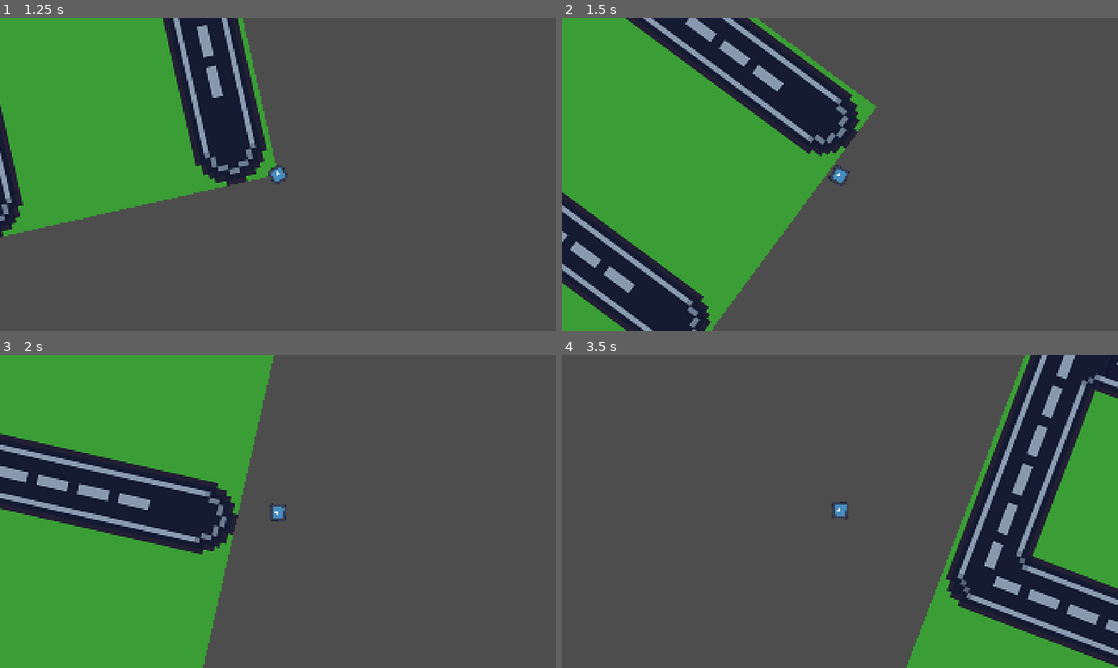
Above: before the commit, frames 1-4 (two rows, left to right).
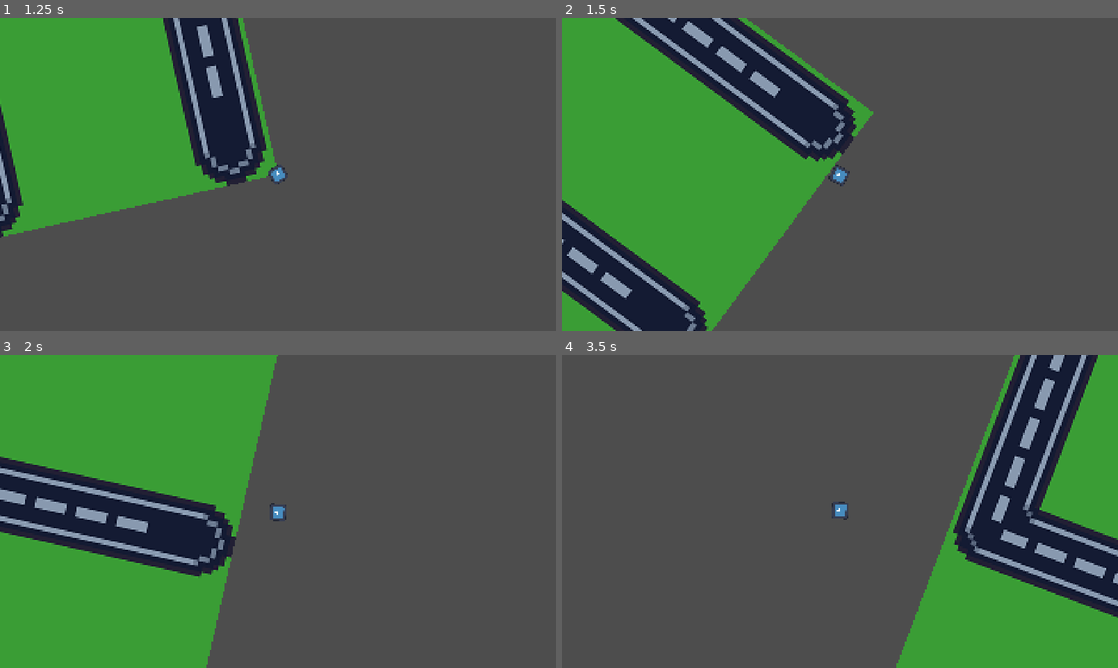
Above: after the commit, the same moments.

Repository: ReillyWitte/ncsu-game-jam-2026
Game: Godot game, scene res://root_node.tscn
Same seed, same stepped clock (60 frames per second), same inputs: the game is played once before the commit and once after it. The engine's default icon, where the game draws it, is replaced by a stand-in: a white triangle on a blue panel in a dark square.
Inputs:
- Up to frame 1 (1.25 s): hold D (right) from 0.53 s (still down)
- Up to frame 2 (1.5 s): release D (right) at 1.28 s; hold S (down) from 1.28 s (still down)
- Up to frame 3 (2 s): keep holding S (down)
- Up to frame 4 (3.5 s): release S (down) at 2.03 s; hold D (right) 2.03-2.78 s; hold W (up) from 2.78 s (still down)

Frame 1 is identical in both runs. In frame 2, 9.6% of the frame differs, in the area x 0-57%, y 0-100%; in frame 3, 8.7%; in frame 4, 16%, in the area x 49-100%, y 0-100%.

Commit message:
Started work on gas can

Diff:
--- a/yield-to-pedestrians/character_body_2d.gd
+++ b/yield-to-pedestrians/character_body_2d.gd
@@ -1,6 +1,6 @@
 extends CharacterBody2D
 
-@export var speed = 300
+@export var speed = 275
 @export var rotation_speed = 4
 
 var rotation_direction = 0
--- /dev/null
+++ b/yield-to-pedestrians/gas_item.tscn
@@ -0,0 +1,18 @@
+[gd_scene format=3 uid="uid://b6r0wm2bqlskb"]
+
+[ext_resource type="Texture2D" uid="uid://c11egn6vie63x" path="res://icon.svg" id="1_3l87g"]
+
+[sub_resource type="RectangleShape2D" id="RectangleShape2D_kkvxi"]
+size = Vector2(12, 12)
+
+[node name="GasItem" type="Node2D" unique_id=2061628890]
+
+[node name="Sprite2D" type="Sprite2D" parent="." unique_id=807846288]
+scale = Vector2(0.1, 0.1)
+texture = ExtResource("1_3l87g")
+
+[node name="Area2D" type="Area2D" parent="." unique_id=1277176728]
+
+[node name="CollisionShape2D" type="CollisionShape2D" parent="Area2D" unique_id=102485227]
+shape = SubResource("RectangleShape2D_kkvxi")
+disabled = true
--- a/yield-to-pedestrians/maze_generator.gd
+++ b/yield-to-pedestrians/maze_generator.gd
@@ -15,6 +15,10 @@
 
 @export var grid_width: int = 33
 @export var grid_height: int = 18
+
+@export var maxGas: int = 5
+@export var numGas: int = 5
+#@onready var gasSprite: Sprite2D = 'res://icon.svg'
 
 # Chance to carve extra connections between adjacent roads (0.0 to 1.0)
 @export_range(0.0, 1.0) var extra_connection_chance: float = 0.10
@@ -126,3 +130,10 @@
 		if tile_coords.has(tile_id):
 			var atlas_coords = tile_coords[tile_id]
 			map.set_cell(0, cell, source_id, atlas_coords)
+
+func spawn_items(item: String) -> void:
+	if (item == "Gas"):
+		pass
+
+func _process(delta: float) -> void:
+	pass
--- a/yield-to-pedestrians/root_node.tscn
+++ b/yield-to-pedestrians/root_node.tscn
@@ -3,7 +3,7 @@
 [ext_resource type="PackedScene" uid="uid://cq636nxoj7fbv" path="res://maze_generator.tscn" id="1_v0vck"]
 [ext_resource type="PackedScene" uid="uid://b0jqtcc8m8wde" path="res://character.tscn" id="2_52tyj"]
 
-[node name="Node2D" type="Node2D" unique_id=52252111]
+[node name="Node2D" type="Node2D" unique_id=870070677]
 
 [node name="MazeGenerator" parent="." unique_id=702307101 instance=ExtResource("1_v0vck")]
 
